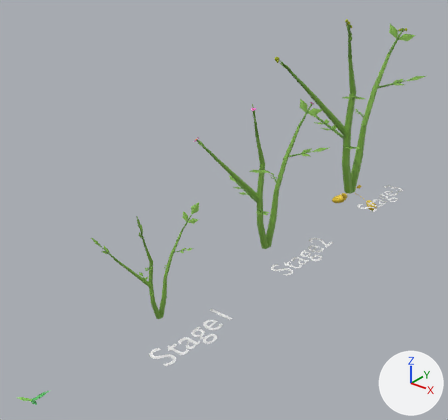
What one commit did to the FBX model Assets/GameObjects/Environment/Garden/Potatos.fbx.
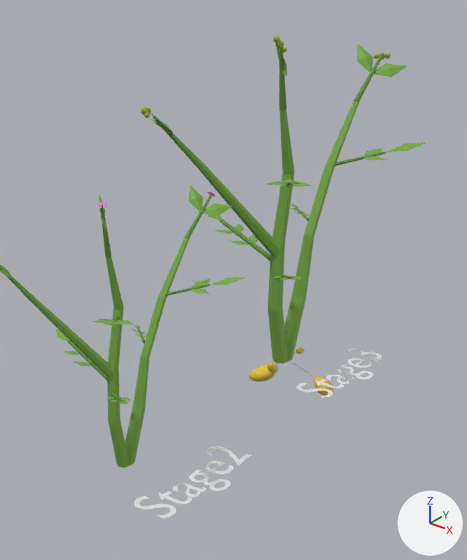
Each version is shown whole from a 50 mm camera at (4.51, -2.55, 4.45) aimed at (-0.31, 3.48, 0.72), then close up on the part from 45% to 100% of the width and 0% to 71% of the height. The lights are fixed; the arrows at lower right show +X, +Y and +Z. The older version's two pictures come first. Where no turn or scale is listed for an object, it has been applied to the vertices.

Before the edit, the objects in view are built like this:
```python
ob_potato = bpy.data.objects.new('Potato', me_sphere_006)
ob_potato.parent = ob_potato_stage_3
ob_potato.location = (0.0611, -0.57, -0.232)
ob_potato.scale = (-0.111, -0.241, -0.111)
ob_potato_002 = bpy.data.objects.new('Potato.002', me_sphere_008)
ob_potato_002.parent = ob_potato_stage_3
ob_potato_002.location = (-0.481, -0.108, -0.66)
ob_potato_002.rotation_euler = (0.354, 0.0, -1.528)  # degrees (20, 0, -88)
ob_potato_002.scale = (-0.111, -0.241, -0.111)
ob_potato_003 = bpy.data.objects.new('Potato.003', me_sphere_009)
ob_potato_003.parent = ob_potato_stage_3
ob_potato_003.location = (0.0243, 0.0614, -0.00398)
ob_potato_003.rotation_euler = (0.354, 0.0, 2.046)  # degrees (20, 0, 117)
ob_potato_003.scale = (-0.111, -0.241, -0.111)
ob_potato_005 = bpy.data.objects.new('Potato.005', me_sphere_011)
ob_potato_005.parent = ob_potato_stage_3
ob_potato_005.location = (0.0982, 0.279, -0.028)
ob_potato_005.rotation_euler = (0.131, 0.00641, 3.093)  # degrees (7.5, 0.4, 177)
ob_potato_005.scale = (-0.0651, -0.141, -0.0651)
ob_text_002 = bpy.data.objects.new('Text.002', me_text_002)
ob_text_002.location = (0.721, 6.691, 0.002)
# also in view: 'Flower.002' at (-0.13, 6.68, 1.46); 'Text.001' at (0.61, 4.18, 0.0); 'Flower.001' at (-0.09, 4.13, 1.08)
```
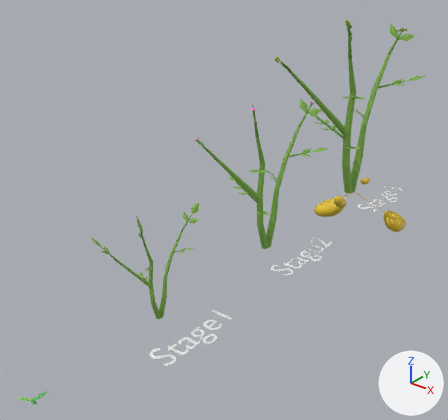
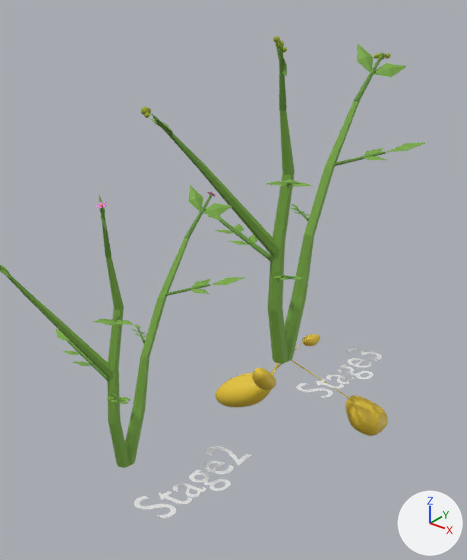
Changed parts and their boxes (x1, y1, x2, y2) in the close-ups (467 x 560 px):
'Potato.002', moved, rescaled: before (249, 364, 277, 382); after (215, 363, 282, 407)
'Potato.003', moved, rescaled (118% wider, 120% taller): before (290, 361, 334, 395); after (291, 360, 388, 436)
'Potato', moved, rescaled (125% wider, 133% taller): before (267, 362, 278, 373); after (252, 363, 278, 390)
'Potato.005', moved, rescaled: before (294, 348, 304, 354); after (294, 334, 320, 351)

Patch to the scene script:
```diff
--- a/Assets/GameObjects/Environment/Garden/Potatos.fbx.py
+++ b/Assets/GameObjects/Environment/Garden/Potatos.fbx.py
@@ ob_potato_002 @@
 ob_potato_002.parent = ob_potato_stage_3
-ob_potato_002.location = (-0.481, -0.108, -0.66)
+ob_potato_002.location = (-0.862, -0.345, -1.381)
 ob_potato_002.rotation_euler = (0.354, 0.0, -1.528)  # degrees (20, 0, -88)
-ob_potato_002.scale = (-0.111, -0.241, -0.111)
+ob_potato_002.scale = (-0.236, -0.512, -0.236)
@@ ob_potato @@
 ob_potato.parent = ob_potato_stage_3
-ob_potato.location = (0.0611, -0.57, -0.232)
-ob_potato.scale = (-0.111, -0.241, -0.111)
+ob_potato.location = (0.291, -1.325, -0.472)
+ob_potato.scale = (-0.236, -0.512, -0.236)
@@ ob_potato_005 @@
 ob_potato_005.parent = ob_potato_stage_3
-ob_potato_005.location = (0.0982, 0.279, -0.028)
+ob_potato_005.location = (0.0767, 0.303, 0.0389)
 ob_potato_005.rotation_euler = (0.131, 0.00641, 3.093)  # degrees (7.5, 0.4, 177)
-ob_potato_005.scale = (-0.0651, -0.141, -0.0651)
+ob_potato_005.scale = (-0.138, -0.3, -0.138)
@@ ob_potato_003 @@
 ob_potato_003.parent = ob_potato_stage_3
-ob_potato_003.location = (0.0243, 0.0614, -0.00398)
+ob_potato_003.location = (0.00323, 0.0158, 0.0118)
 ob_potato_003.rotation_euler = (0.354, 0.0, 2.046)  # degrees (20, 0, 117)
-ob_potato_003.scale = (-0.111, -0.241, -0.111)
+ob_potato_003.scale = (-0.236, -0.512, -0.236)
```
